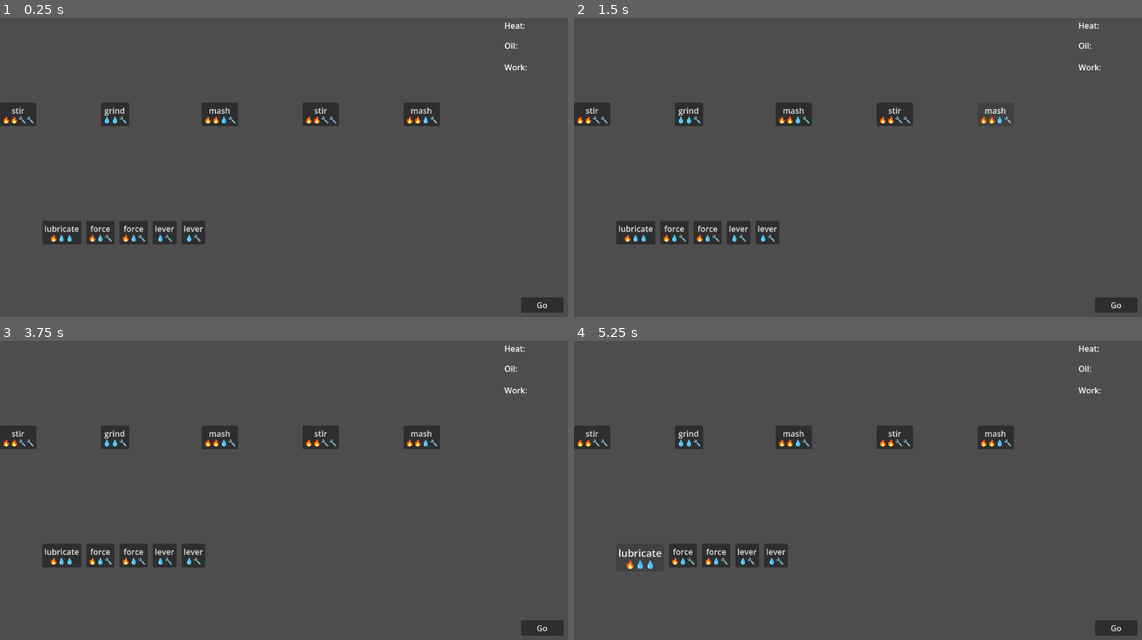
Above: before the commit, frames 1-4 (two rows, left to right).
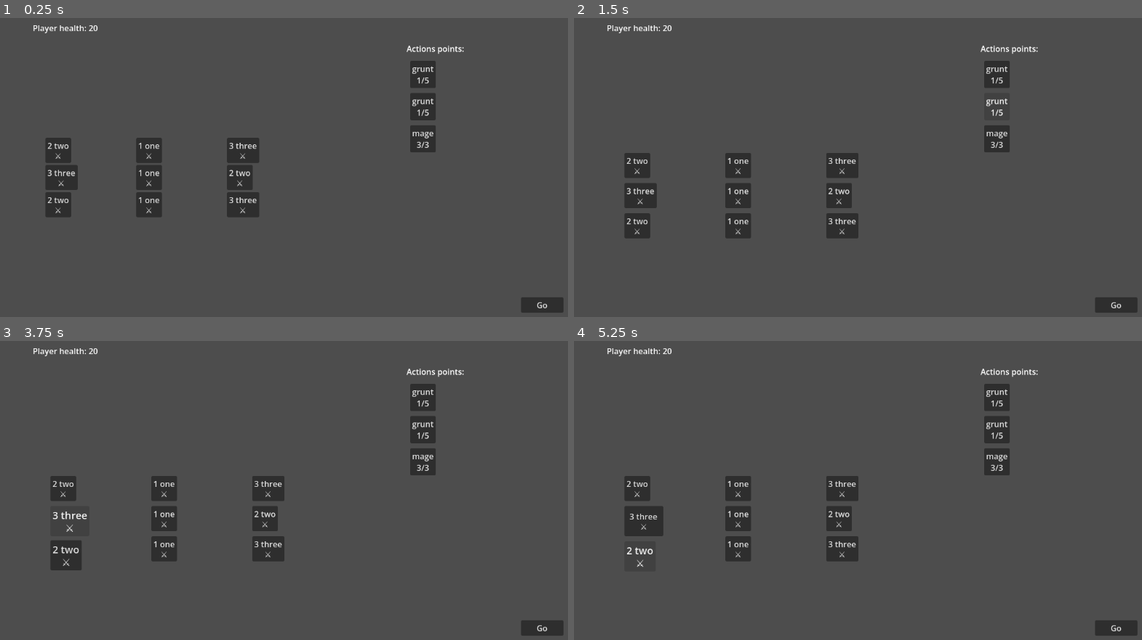
Above: after the commit, the same moments.

Repository: tgbrooks/cocards
Game: Godot game, scene res://main.tscn
Two runs of this game, one before a commit and one after it. Both use one fixed random seed, a clock stepped at 60 frames per second and the inputs below.
Inputs (mouse positions are in pixels of both pictures, inside the frame that each line leads up to):
- Up to frame 1 (0.25 s): no input
- Up to frame 2 (1.5 s): click (994, 74) at 0.5 s, where only the run after the commit has a clickable "grunt 1/5"; click (994, 107) at 1.25 s, where only the run after the commit has a clickable "grunt 1/5"
- Up to frame 3 (3.75 s): click (420, 460) at 2 s, where only the run after the commit has a clickable "mage 3/3"; click (62, 487) at 2.75 s, where only the run after the commit has a clickable "2 two ⚔️"; click (68, 517) at 3.5 s, where only the run after the commit has a clickable "3 three ⚔️"
- Up to frame 4 (5.25 s): click (642, 520) at 4.25 s, where only the run after the commit has a clickable "3 three ⚔️"; click (642, 556) at 5 s, where only the run after the commit has a clickable "2 two ⚔️"

The runs differ from the first frame. In frame 1, 8.5% of the frame differs, in the area x 0-93%, y 1-76%; in frame 2, 7.5%; in frame 3, 7.3%; in frame 4, 7.8%.

Commit message:
More gameplay

Diff:
--- a/card.gd
+++ b/card.gd
@@ -1,23 +1,24 @@
 class_name Card extends Button
 
 @export var card_name: String = "mycard"
-@export var work: int = 0
-@export var heat: int = 0
-@export var oil: int = 0
+@export var number: int = 0
+@export var suit: Enums.Suit = Enums.Suit.RED
 @export var face_up: bool = true
+@export var damage: int = 1
 signal card_flipped(to_front: bool)
 signal played(enemy: Enemy)
 var card_text: String
 
 # Called when the node enters the scene tree for the first time.
 func _ready() -> void:
-	var resources = Util.format_resources(heat, oil, work)
-	card_text = "%s\n%s" % [card_name, resources]
+	var damage_icons = '⚔️'.repeat(damage)
+	card_text = "%s %s\n%s" % [number, card_name, damage_icons]
 	if face_up:
 		text = card_text
+	self.pressed.connect(_on_pressed)
 
 func _on_pressed() -> void:
-	get_parent().card_selected.emit(self)
+	get_parent().card_pressed(self)
 
 func select() -> void:
 	add_theme_font_size_override("font_size", 20)
@@ -31,3 +32,22 @@
 		text = card_text
 	else:
 		text = "--"
+
+func play(enemy: Enemy) -> void:
+	enemy.take_damage(damage)
+	get_parent().remove(self)
+	var tween = create_tween()
+	tween.tween_property(self, "scale", Vector2(0,0), 0.15).set_ease(Tween.EASE_IN)
+	tween.tween_callback(self.queue_free)
+	played.emit(enemy)
+
+static func can_chain(cards: Array[Card]) -> bool:
+	var curr_number = null
+	for card in cards:
+		if curr_number == null:
+			curr_number = card.number
+			continue
+		if card.number != curr_number -1:
+			return false
+		curr_number = card.number
+	return true
--- a/card_library.gd
+++ b/card_library.gd
@@ -12,16 +12,15 @@
 func make_card_by_name(card_name: String, main: Main) -> Card:
 	var card = Card.new()
 	card.card_name = card_name
-	if card_name == 'lever':
-		card.work = 1
-		card.oil = 1
-	elif card_name == 'force':
-		card.heat = 1
-		card.work = 1
-		card.oil = 1
-	elif card_name == 'lubricate':
-		card.oil = 2
-		card.heat = 1
+	if card_name == 'one':
+		card.number = 1
+		card.suit = Enums.Suit.RED
+	elif card_name == 'two':
+		card.number = 2
+		card.suit = Enums.Suit.RED
+	elif card_name == 'three':
+		card.number = 3
+		card.suit = Enums.Suit.RED
 	else:
 		print("Unrecognized card name", card_name)
 		return null
--- a/card_stack.gd
+++ b/card_stack.gd
@@ -10,22 +10,44 @@
 
 
 # Called every frame. 'delta' is the elapsed time since the previous frame.
-func _process(_delta: float) -> void:
+func _process(delta: float) -> void:
 	if reference:
 		position = reference.position + Vector2(0, reference.size.y + padding);
 	var curr_height = 0;
 	for i in range(cards.size()):
 		var card = cards[i]
-		card.position = Vector2(0, curr_height)
+		var to_pos: Vector2 = Vector2(0, curr_height)
+		var dist = to_pos.distance_to(card.position)
+		if dist < 1.5:
+			card.position = to_pos
+		else:
+			var factor = 0.0001**delta
+			card.position = to_pos * (1-factor) + card.position*factor
 		curr_height += card.size.y + padding
 
 func append(card: Card) -> void:
 	cards.append(card)
+	var old_pos = to_local(card.global_position)
 	var parent = card.get_parent()
 	if parent:
 		parent.remove_child(card)
 	if parent is CardStack:
 		parent.cards.remove_at(parent.cards.find(card))
-	if parent is Hand:
-		parent.hand.remove_at(parent.hand.find(card))
+	card.position = old_pos
 	add_child(card)
+
+func remove(card: Card) -> Card:
+	var idx = cards.find(card)
+	if idx >= 0:
+		return cards.pop_at(idx)
+	return null
+
+func card_pressed(card: Card) -> void:
+	var idx = cards.find(card)
+	if idx == -1:
+		print("ERROR: Selecting from the wrong card stack")
+		return
+	var these_cards = cards.slice(idx)
+	if not Card.can_chain(these_cards):
+		return
+	get_parent().cards_activated(these_cards, self)
--- a/enemy.gd
+++ b/enemy.gd
@@ -5,12 +5,33 @@
 @export var health: int = 1
 signal defeated()
 signal survived()
+signal damaged(damage: int)
 
 # Called when the node enters the scene tree for the first time.
 func _ready() -> void:
-	text = "%s\n%s/%s" % [enemy_name, attack, health]
+	draw()
 	defeated.connect(_on_defeated)
 
+func draw():
+	text = "%s\n%s/%s" % [enemy_name, attack, health]
 
 func _on_defeated() -> void:
 	print("Defeated a ", enemy_name)
+
+func take_damage(damage: int) -> void:
+	health -= damage
+	damaged.emit(damage)
+	if health <= 0:
+		health = 0
+		defeated.emit()
+		if get_parent():
+			get_parent().remove_child(self)
+		print("Starting tween", self)
+		var tween = create_tween()
+		#tween.tween_property(self, "scale", Vector2(0,0), 1.25)
+		tween.tween_callback(self.queue_free)
+		tween.tween_callback(print.bind("FREE ME"))
+	draw()
+
+func take_action(main: Main) -> void:
+	main.damage_player(attack)
--- /dev/null
+++ b/enemy_area.gd
@@ -0,0 +1,30 @@
+class_name EnemyArea extends Node2D
+
+
+# Called when the node enters the scene tree for the first time.
+func _ready() -> void:
+	pass # Replace with function body.
+
+
+# Called every frame. 'delta' is the elapsed time since the previous frame.
+func _process(delta: float) -> void:
+	pass
+
+func spawn_enemies() -> void:
+	var main = get_parent()
+	var enemy_library = EnemyLibrary.new()
+	for _name in ["grunt", "grunt", "mage"]:
+		var enemy = enemy_library.make_enemy_by_name(_name, main)
+		add_child(enemy)
+		enemy.add_to_group("enemies")
+		enemy.pressed.connect(main.on_enemy_pressed.bind(enemy))
+		main.enemy_action_taken.connect(enemy.take_action.bind(main))
+	_position_enemies()
+
+func _position_enemies() -> void:
+	var top: int = 0
+	var enemies: Array[Node] = get_children(false)
+	for i in enemies.size():
+		var enemy = enemies[i]
+		enemy.position = Vector2(0, top)
+		top += enemy.size.y + 10
--- a/enemy_library.gd
+++ b/enemy_library.gd
@@ -1,4 +1,4 @@
-class_name ObjectiveLibrary extends Node
+class_name EnemyLibrary extends Node
 
 
 # Called when the node enters the scene tree for the first time.
@@ -6,21 +6,16 @@
 	pass # Replace with function body.
 
 
-func make_objective_by_name(objective_name: String, main: Main) -> Objective:
-	var objective = Objective.new()
-	objective.objective_name = objective_name
-	if objective_name == 'grind':
-		objective.heat_cost = 0
-		objective.oil_cost = 2
-		objective.work_cost = 1
-	elif objective_name == 'mash':
-		objective.heat_cost = 2
-		objective.oil_cost = 1
-		objective.work_cost = 1
-	elif objective_name == 'stir':
-		objective.heat_cost = 2
-		objective.work_cost = 2
+func make_enemy_by_name(enemy_name: String, main: Main) -> Enemy:
+	var enemy = Enemy.new()
+	enemy.enemy_name = enemy_name
+	if enemy_name == 'grunt':
+		enemy.health = 5
+		enemy.attack = 1
+	elif enemy_name == 'mage':
+		enemy.health = 3
+		enemy.attack = 3
 	else:
-		print("Unrecognized objective name", objective_name)
+		print("Unrecognized enemy name", enemy_name)
 		return null
-	return objective
+	return enemy
--- /dev/null
+++ b/enums.gd
@@ -0,0 +1,7 @@
+extends Node
+
+enum Suit {
+	RED,
+	BLUE,
+	GREEN,
+}
--- a/hand.gd
+++ b/hand.gd
@@ -10,11 +10,6 @@
 # Called when the node enters the scene tree for the first time.
 func _ready() -> void:
 	pass
-
-func make_deck(main:Main) -> void:
-	var library = CardLibrary.new()
-	for enemy_name in ["lever", "lever", "force", "force", "lubricate"]:
-		deck.append(library.make_card_by_name(enemy_name, main))
 
 
 # Called every frame. 'delta' is the elapsed time since the previous frame.
--- a/main.gd
+++ b/main.gd
@@ -1,111 +1,112 @@
 class_name Main extends Node2D
 
-const MAX_PLAYER_OIL = 3
-const MAX_PLAYER_HEAT = 5
-
-@export var state = "order_hand"
-@export var selected_card = null
+@export var player_health: int = 20
+@export var selected_cards: Array[Card] = []
+@export var selected_card_stack: CardStack = null
 @export var played_cards: Array[CardStack] = []
 @export var objectives: Array[Objective] = []
-@export var player_oil: int = 0
-@export var player_heat: int = 0
-@export var player_work: int = 0
-@onready var heat_text:Label = $HeatText
-@onready var oil_text:Label = $OilText
-@onready var work_text:Label = $WorkText
 @export var active_player: String = "human"
-
-signal gain_oil(num_charges: int)
-signal gain_heat(num_coins: int)
-signal gain_work(num_work: int)
+@export var enemy_action_points: int = 0
+@export var enemy_action_points_threshold: int = 3
+var card_stacks: Array[CardStack] = []
+var deck: Array[Card] = []
+signal enemy_action_points_changed(old_value: int, new_value: int)
+signal enemy_action_taken()
+signal player_damaged(old_health: int, new_health: int)
 
 # Called when the node enters the scene tree for the first time.
 func _ready() -> void:
-	get_node("Hand").make_deck(self)
-	get_node("Hand").deal_hand()
+	for i in range(3):
+		var cs = CardStack.new()
+		card_stacks.append(cs)
+		cs.position = Vector2(200*i+100, 300)
+		self.add_child(cs)
 
-	gain_heat.connect(func(num): player_heat += num)
-	gain_heat.connect(func(_num): update_heat())
-	gain_oil.connect(func(num): player_oil += num)
-	gain_oil.connect(func(_num): update_oil())
-	gain_work.connect(func(num): player_work += num)
-	gain_work.connect(func(_num): update_work())
-	update_heat()
-	update_oil()
-	update_work()
+	var library = CardLibrary.new()
+	for card_name in ["one", "one", "one", "two", "two", "two", "three", "three", "three"]:
+		var card = library.make_card_by_name(card_name, self)
+		deck.append(card)
+		self.add_child(card)
 
-	var objective_lib = ObjectiveLibrary.new()
-	var objective_names = ['stir', 'grind', 'mash', 'stir', 'mash']
-	for i in range(objective_names.size()):
-		var objective_name = objective_names[i]
-		var objective = objective_lib.make_objective_by_name(objective_name, self)
-		objective.position = Vector2(i * 200, 200)
-		var cs = CardStack.new()
-		cs.reference = objective
-		played_cards.append(cs)
-		add_child(objective)
-		add_child(cs)
-		objectives.append(objective)
+	deck.shuffle()
+
+	var i = 0
+	while true:
+		var card = deck.pop_back()
+		if not card:
+			break
+		card_stacks[i].append(card)
+		i = (i + 1) % card_stacks.size()
+
+	$EnemyArea.spawn_enemies()
+	enemy_action_points_changed.connect(_on_enemy_action_points_changed)
+	player_damaged.connect(_on_player_damaged)
+	player_damaged.emit(player_health, player_health)
+
+func _on_go_button_pressed() -> void:
+	pass
 
 func _process(_delta: float) -> void:
 	if Input.is_key_pressed(KEY_R):
 		# FOR DEBUG PURPOSES, RESTART GAME
 		get_tree().reload_current_scene()
 
-func update_heat():
-	heat_text.text = "Heat: %s"% Util.format_heat(player_heat)
+func cards_activated(cards: Array[Card], card_stack: CardStack) -> void:
+	if not Card.can_chain(cards):
+		return
+	if selected_card_stack != card_stack and selected_cards.size() > 0:
+		# Try playing the cards from the old stack onto the newly clicked stack
+		var bottom_card = cards[cards.size()-1]
+		var top_card = selected_cards[0]
+		if top_card.number == bottom_card.number - 1:
+			# move the cards onto the new stack
+			for card in selected_cards:
+				card.unselect()
+				card_stack.append(card)
+			selected_card_stack = null
+			selected_cards = []
+			return
 
-func update_oil():
-	oil_text.text = "Oil: %s" % Util.format_oil(player_oil)
+	for card in selected_cards:
+		card.unselect()
+	selected_cards = cards
+	for card in selected_cards:
+		card.select()
+	selected_card_stack = card_stack
 
-func update_work():
-	work_text.text = "Work: %s" % Util.format_work(player_work)
+func on_enemy_pressed(enemy: Enemy) -> void:
+	if selected_cards:
+		# Play selected cards on the enemy, starting from the bottom
+		for i in range(selected_cards.size()-1,-1,-1):
+			var card = selected_cards[i]
+			play_card(card, enemy)
+		gain_enemy_action_points(1)
+		selected_cards = []
+		selected_card_stack = null
 
+func play_card(card: Card, enemy: Enemy) -> void:
+	card.play(enemy)
+	var idx = selected_cards.find(card)
+	if idx >= 0:
+		selected_cards.pop_at(idx)
 
-func finalize_hand_order() -> void:
-	pass
+func gain_enemy_action_points(points:int) -> void:
+	var old = enemy_action_points
+	enemy_action_points += points
+	enemy_action_points_changed.emit(old, enemy_action_points)
+	if enemy_action_points >= enemy_action_points_threshold:
+		old = enemy_action_points
+		enemy_action_points = 0
+		enemy_action_taken.emit()
+		enemy_action_points_changed.emit(old, enemy_action_points)
 
-func play_card() -> void:
-	if not objectives:
-		return # nothing to play here
-		# TODO: advance to the next stage?
+func _on_enemy_action_points_changed(old, new) -> void:
+	$EnemyActions.text = "Action points: %s" % new
 
+func damage_player(damage: int) -> void:
+	var old = player_health
+	player_health -= damage
+	player_damaged.emit(old, player_health)
 
-	var objective = objectives[0]
-	var card = get_node("Hand").hand.pop_front()
-
-	if not card:
-		print("No more cards")
-		return
-		# TODO: logic for run out of cards?
-	card.queue_free()
-
-	gain_heat.emit(card.heat)
-	gain_oil.emit(card.oil)
-	gain_work.emit(card.work)
-	var satisfied = (player_heat >= objective.heat_cost and player_oil >= objective.oil_cost and player_work >= objective.work_cost)
-	if satisfied:
-		# TODO: should this not be handled by the 'gain_*' signals?
-		gain_heat.emit(-objective.heat_cost)
-		gain_oil.emit(-objective.oil_cost)
-		gain_work.emit(-objective.oil_cost)
-		objective.completed.emit()
-		player_work = 0
-		if player_oil > MAX_PLAYER_OIL:
-			player_oil = MAX_PLAYER_OIL
-
-		if player_heat > MAX_PLAYER_HEAT:
-			print("!!!TOO MUCH HEAT!!!")
-		objectives.pop_front()
-		objective.queue_free()
-	else:
-		objective.ongoing.emit()
-
-
-
-func _on_go_button_pressed() -> void:
-	if state == "order_hand":
-		state = "play_cards"
-	else:
-		play_card()
-		# TODO: end stage logic, run out of cards logic
+func _on_player_damaged(old, new) -> void:
+	$PlayerHealthText.text = "Player health: %s" % new
--- a/main.tscn
+++ b/main.tscn
@@ -1,7 +1,7 @@
 [gd_scene format=3 uid="uid://cy6247bdk07ui"]
 
 [ext_resource type="Script" uid="uid://bg7dsimdwouw8" path="res://main.gd" id="1_h2yge"]
-[ext_resource type="PackedScene" uid="uid://d4wkh0npgnrb" path="res://hand.tscn" id="2_0xm2m"]
+[ext_resource type="Script" uid="uid://cwwbn2cbi1hh8" path="res://enemy_area.gd" id="2_0xm2m"]
 
 [node name="Main" type="Node2D" unique_id=952264028]
 script = ExtResource("1_h2yge")
@@ -13,31 +13,22 @@
 offset_bottom = 618.0
 text = "Go"
 
-[node name="Hand" parent="." unique_id=1347812936 instance=ExtResource("2_0xm2m")]
-position = Vector2(84, 435)
+[node name="EnemyArea" type="Node2D" parent="." unique_id=301296856]
+position = Vector2(813, 117)
+script = ExtResource("2_0xm2m")
 
-[node name="Hand2" parent="." unique_id=1102264940 instance=ExtResource("2_0xm2m")]
-position = Vector2(84, 539)
-player = "computer"
+[node name="EnemyActions" type="Label" parent="." unique_id=1376513800]
+offset_left = 806.0
+offset_top = 81.0
+offset_right = 868.0
+offset_bottom = 104.0
+text = "Actions points:"
 
-[node name="HeatText" type="Label" parent="." unique_id=753321561]
-offset_left = 1000.0
-offset_top = 35.0
-offset_right = 1040.0
-offset_bottom = 58.0
-
-[node name="OilText" type="Label" parent="." unique_id=342088565]
-offset_left = 1000.0
-offset_top = 75.0
-offset_right = 1040.0
-offset_bottom = 100.0
-
-[node name="WorkText" type="Label" parent="." unique_id=1864009568]
-offset_left = 1000.0
-offset_top = 118.0
-offset_right = 1040.0
-offset_bottom = 143.0
+[node name="PlayerHealthText" type="Label" parent="." unique_id=836549632]
+offset_left = 64.77272
+offset_top = 40.367065
+offset_right = 104.77272
+offset_bottom = 63.367065
+text = "Player health:"
 
 [connection signal="pressed" from="GoButton" to="." method="_on_go_button_pressed"]
-[connection signal="card_selected" from="Hand" to="Hand" method="_on_card_selected"]
-[connection signal="card_selected" from="Hand2" to="Hand2" method="_on_card_selected"]
--- a/project.godot
+++ b/project.godot
@@ -15,6 +15,10 @@
 config/features=PackedStringArray("4.6", "Forward Plus")
 config/icon="res://icon.svg"
 
+[autoload]
+
+Enums="*uid://doiln03ligtmv"
+
 [dotnet]
 
 project/assembly_name="cocards"
--- /dev/null
+++ b/suit.gd
@@ -0,0 +1,11 @@
+extends Node
+
+
+# Called when the node enters the scene tree for the first time.
+func _ready() -> void:
+	pass # Replace with function body.
+
+
+# Called every frame. 'delta' is the elapsed time since the previous frame.
+func _process(delta: float) -> void:
+	pass
Not shown, added: enemy_area.gd.uid
Not shown, added: enums.gd.uid
